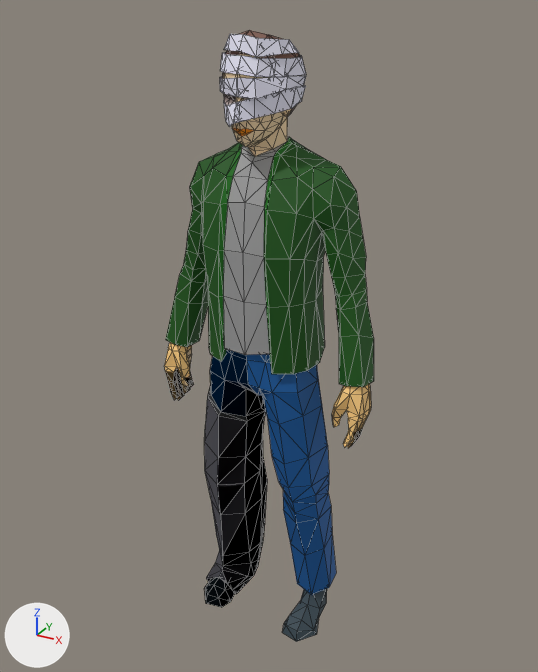
Two versions of the FBX model rearWindowUnity/Assets/Models/character.fbx, one commit apart.
Both versions are drawn from a 50 mm lens placed at (11.7, -21.2, 22.4), pointed at (-0.1, 0.3, 11.7). Arrows for +X, +Y and +Z are at lower left; the lights stay in place. Mesh edges are drawn as thin lines.

Script lines for the objects in view, before the commit:
```python
me_polysurface13_polysurface14_001 = bpy.data.meshes.new('polySurface13 polySurface14.001')
me_polysurface13_polysurface14_001.from_pydata(...)  # 912 vertices, 1678 faces; spans x -4.1..4.1, y -2.1..2.0, z -0.1..21.9
me_polysurface13_polysurface14_001.materials.append(mat_initialshadinggroup)  # picture img_colorpalette_png
# before: 56 (0.8, -1.4, 12.6), 108 (-0.8, -1.4, 12.6), 109 (0.0, -1.5, 12.6), 468 (0.9, -1.5, 12.0) at pixel (269, 354), 469 (0.0, -1.2, 11.8)
# before: 727 (0.0, -1.6, 11.8) at pixel (244, 354), 735 (1.0, -1.1, 12.0), 755 (-0.9, -1.5, 11.8) at pixel (224, 348), 756 (-1.0, -1.1, 11.8)
ob_charactercolorpalettetexture = bpy.data.objects.new('characterColorPaletteTexture', me_polysurface13_polysurface14_001)
ob_charactercolorpalettetexture.location = (0.0, 0.0, 0.0)
```
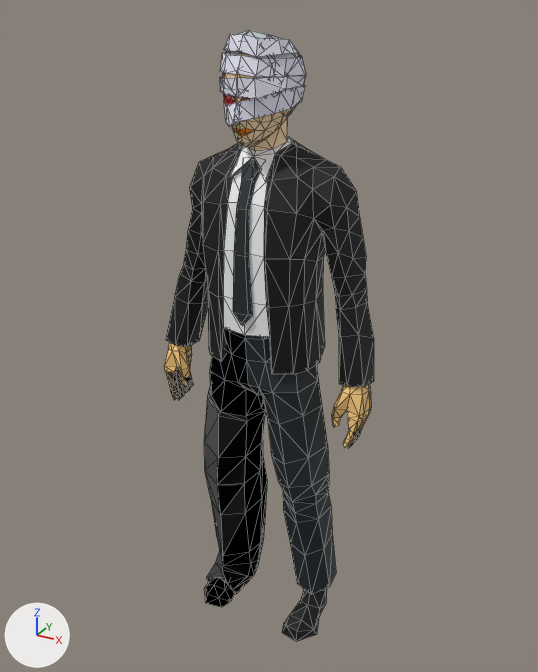
What differs and where, as boxes (x1, y1, x2, y2) in the pictures (538 x 672 px; the box of a moved part takes in the faces that stretch with it):
part 1 of me_polysurface13_polysurface14_001, added (black)
    after: (233, 159, 260, 326)
part 2 of me_polysurface13_polysurface14_001, moved or reshaped
    before: (218, 296, 272, 374)
    after: (218, 296, 271, 363)
part 3 of me_polysurface13_polysurface14_001, moved or reshaped
    before: (227, 141, 292, 202)
    after: (227, 141, 292, 195)
part 4 of me_polysurface13_polysurface14_001, surface changed
    both: (166, 30, 374, 642)

The change, as a list of edits to the scene's bpy script:
```text
Change me_polysurface13_polysurface14_001:
    used by ob_charactercolorpalettetexture; location = (0.0, 0.0, 0.0)
    verts and faces of me_polysurface13_polysurface14_001; kept vertices keep their numbers, new ones are numbered from 912
    remove me_polysurface13_polysurface14_001.from_pydata(...)  # 912 vertices, 1678 faces; spans x -4.1..4.1, y -2.1..2.0, z -0.1..21.9
    add me_polysurface13_polysurface14_001.from_pydata(...)  # 932 vertices, 1693 faces; spans x -4.1..4.1, y -2.1..2.0, z -0.1..21.9
    me_polysurface13_polysurface14_001 part 1: a new loose piece of 21 vertices spanning x -0.4..0.4, y -1.9..-0.9, z 12.9..18.3, in mat_initialshadinggroup (picture img_colorpalette_png)
    me_polysurface13_polysurface14_001 part 2
    add verts[56] = (0.7, -1.5, 12.4)  # moved, pixel (263, 339)
    add verts[108] = (-0.7, -1.5, 12.4)  # moved, pixel (229, 332)
    add verts[109] = (0.0, -1.6, 12.4)  # moved, pixel (245, 338)
    add verts[468] = (0.9, -1.5, 12.6)  # moved, pixel (269, 337)
    add verts[735] = (1.0, -1.1, 12.6)  # moved
    add verts[469] = (0.0, -1.2, 12.5)  # moved
    add verts[727] = (0.0, -1.6, 12.5)  # moved, pixel (244, 335)
    add verts[755] = (-0.9, -1.5, 12.6)  # moved, pixel (223, 327)
    add verts[756] = (-1.0, -1.1, 12.6)  # moved
    me_polysurface13_polysurface14_001 part 3
    6 vertices are removed from x -0.6..0.6, y -1.2..-0.6, z 17.7..18.4
    24 faces are deleted
    5 vertices are added at (0.6, -0.7, 18.4), (0.0, -1.0, 18.0), (-0.6, -0.7, 18.4), (0.6, -1.3, 17.6), (-0.6, -1.3, 17.6)
    22 new faces join them
    me_polysurface13_polysurface14_001 part 4: 988 kept faces spanning x -4.1..4.1, y -1.8..2.0, z -0.1..21.9 get new texture (UV) coordinates
```
